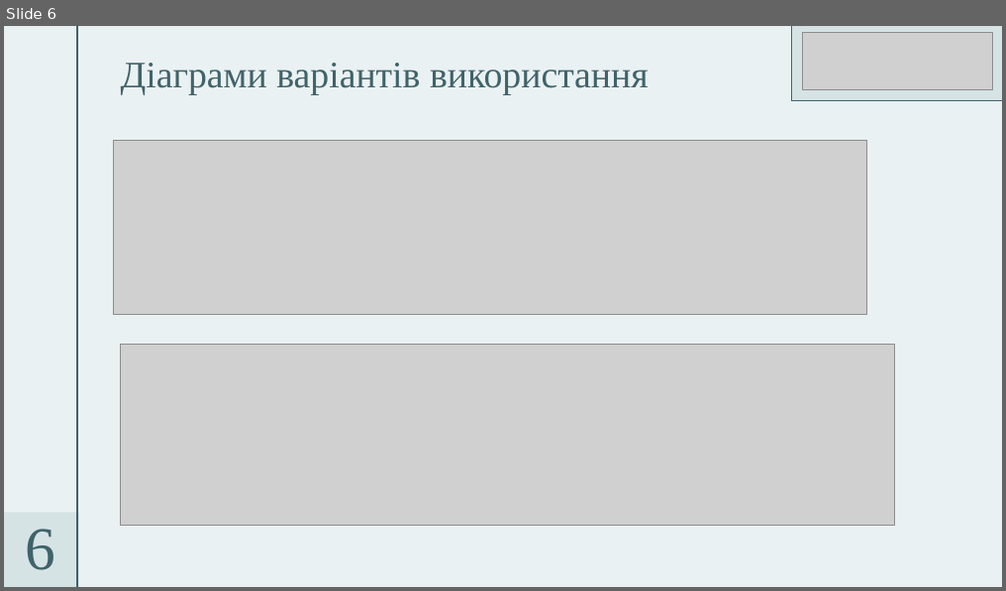
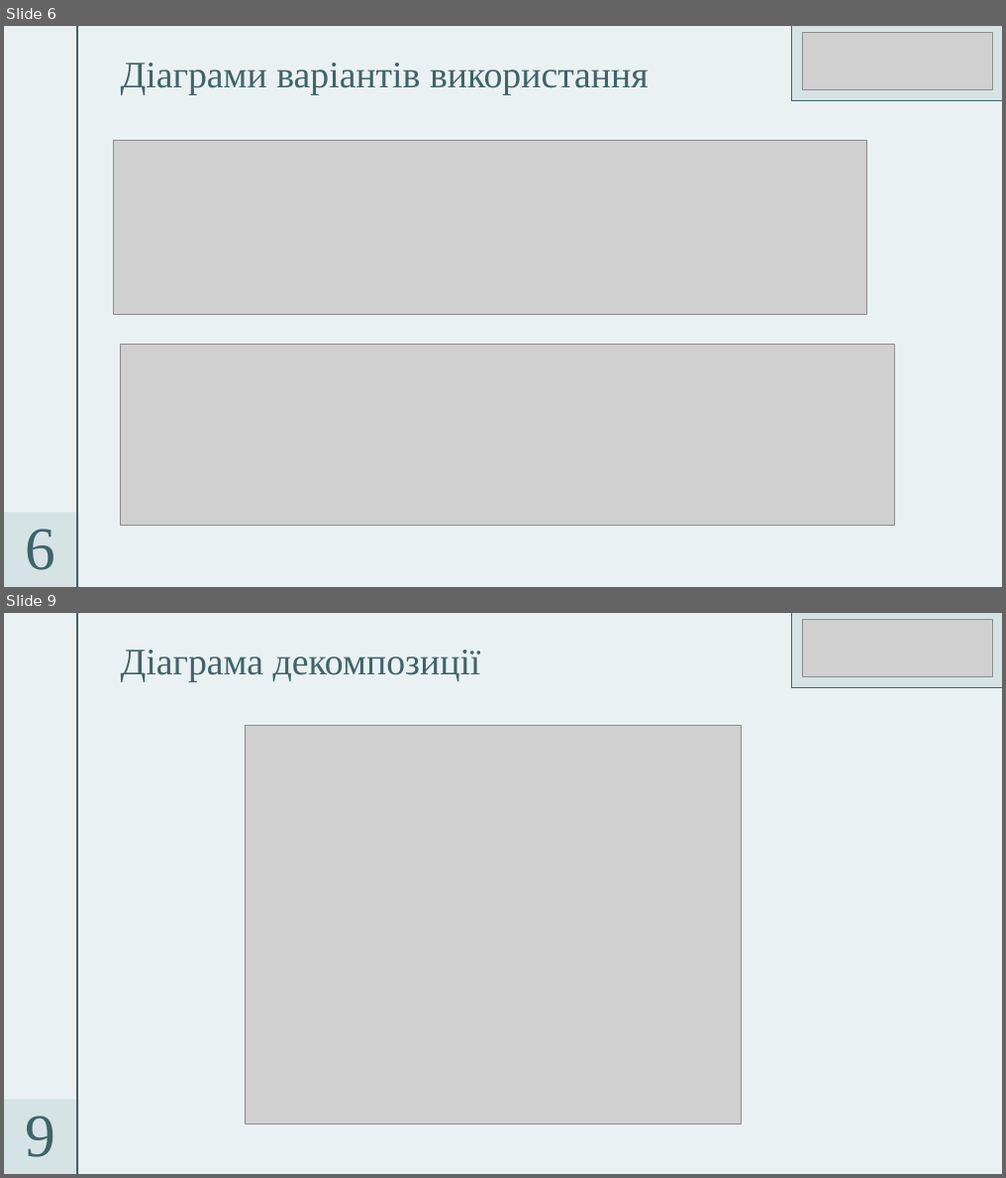
Before and after one commit to Maksim-Deshkov/vinyl-crm-diploma, a slide deck: Презентація Диплом.pptx. Shown one above the other, each under a label of ours: slide 6 before the commit, slides 6 and 9 after it; the slides between them are not shown. The pictures are 1006x591 and 1006x1178 pixels, drawn with LibreOffice and Linux fonts; fonts in the diff are those of the drawing; grey boxes stand for pictures. Boxes give left, top, right and bottom in pixels: in the first picture for what was removed or moved away, otherwise in the second. Text is boxed around its words. In the diff, an @@ line names an element or a change of style, - is before the commit and + after.

```diff
--- a/Презентація Диплом.pptx
+++ b/Презентація Диплом.pptx
@@ slide 9 added at [4, 613, 1002, 1174], background #EAF1F2; not listed: 3 template elements that a slide beside it also shows @@
@@ rectangle added at [792, 613, 1002, 688], fill #D5E3E5, outline #40636A 1 pt @@
@@ picture added at [803, 619, 992, 676] @@
@@ title added at [121, 650, 481, 682], 36 pt, text #40636A @@
+Діаграма декомпозиції
@@ picture added at [245, 725, 741, 1124] @@
@@ text added at [26, 1116, 56, 1157], 58.5 pt, text #40636A @@
+9
```
Also in this commit, not shown: 12 slides changed, 2 other slides added, 1 other file.
